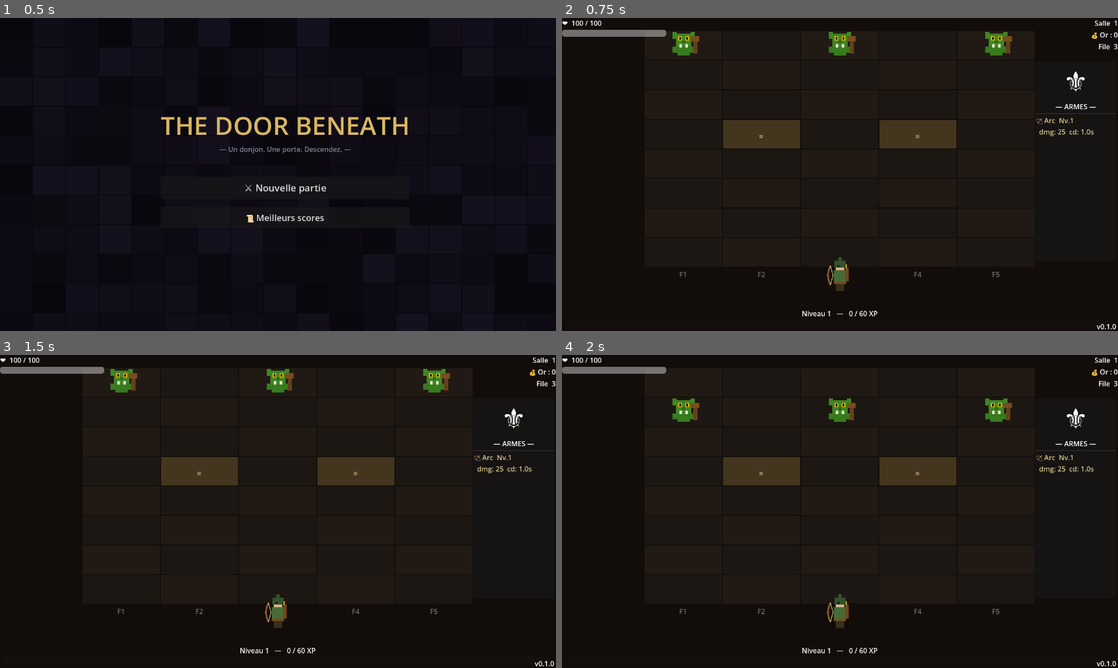
Above: before the commit, frames 1-4 (two rows, left to right).
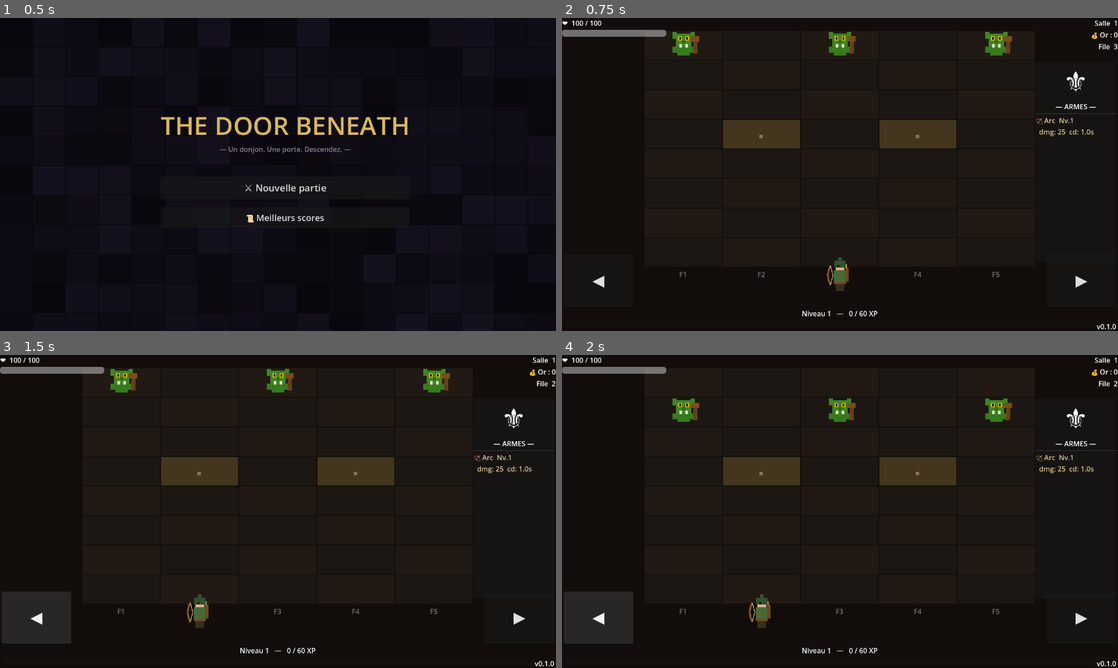
Above: after the commit, the same moments.

Repository: aerthur/game-the-door-beneath
Game: Godot game, scene res://scenes/title_screen.tscn
Two runs of this game, one before a commit and one after it. Both use one fixed random seed, a clock stepped at 60 frames per second and the inputs below.
Inputs (mouse positions are in pixels of both pictures, inside the frame that each line leads up to):
- Up to frame 1 (0.5 s): no input
- Up to frame 2 (0.75 s): click "⚔ Nouvelle partie" at 0.5 s
- Up to frame 3 (1.5 s): click (38, 617) at 1.25 s, where only the run after the commit has a clickable "◀"
- Up to frame 4 (2 s): no input

Frame 1 is identical in both runs. In frame 2, 0.1% of the frame differs, in the area x 5-95%, y 82-87%; in frame 3, 2.6%, in the area x 0-100%, y 8-93%; in frame 4, 2.6%.

Commit message:
feat(#91): rendre le jeu jouable au tactile sur mobile/web en paysage
- Ajoute TouchButtons dans hud.tscn : BtnLeft, BtnRight (130×120 px) et
  BtnNextRoom (300×74 px, caché jusqu'au room_clear)
- Ajoute PortraitWarning (overlay plein écran) quand size.y > size.x
- Les boutons tactiles injectent des InputEventAction canoniques (lane_left,
  lane_right, next_room) via Input.parse_input_event() — même flux que clavier
- Détection d'orientation dans hud.gd via get_viewport().size_changed
- project.godot : window/handheld/orientation = "landscape" forcé sur mobile
- CLAUDE.md : documente le support tactile, l'orientation paysage et
  l'architecture d'input unifiée

Co-Authored-By: Claude Sonnet 4.6 <noreply@anthropic.com>

Diff:
--- a/project.godot
+++ b/project.godot
@@ -23,6 +23,7 @@
 
 window/size/viewport_width=1280
 window/size/viewport_height=720
+window/handheld/orientation="landscape"
 
 [input]
 
--- a/scenes/ui/hud.tscn
+++ b/scenes/ui/hud.tscn
@@ -197,5 +197,79 @@
 text = "v0.1.0"
 horizontal_alignment = 2
 
+[node name="TouchButtons" type="Control" parent="."]
+anchor_right = 1.0
+anchor_bottom = 1.0
+
+[node name="BtnLeft" type="Button" parent="TouchButtons"]
+anchor_left = 0.0
+anchor_top = 1.0
+anchor_right = 0.0
+anchor_bottom = 1.0
+offset_left = 4.0
+offset_top = -176.0
+offset_right = 164.0
+offset_bottom = -56.0
+text = "◀"
+
+[node name="BtnRight" type="Button" parent="TouchButtons"]
+anchor_left = 1.0
+anchor_top = 1.0
+anchor_right = 1.0
+anchor_bottom = 1.0
+offset_left = -164.0
+offset_top = -176.0
+offset_right = -4.0
+offset_bottom = -56.0
+text = "▶"
+
+[node name="BtnNextRoom" type="Button" parent="TouchButtons"]
+visible = false
+anchor_left = 0.5
+anchor_top = 1.0
+anchor_right = 0.5
+anchor_bottom = 1.0
+offset_left = -150.0
+offset_top = -130.0
+offset_right = 150.0
+offset_bottom = -56.0
+text = "🚪 Continuer"
+
+[node name="PortraitWarning" type="Control" parent="."]
+visible = false
+anchor_right = 1.0
+anchor_bottom = 1.0
+
+[node name="BG" type="ColorRect" parent="PortraitWarning"]
+layout_mode = 1
+anchors_preset = 15
+anchor_right = 1.0
+anchor_bottom = 1.0
+color = Color(0.04, 0.04, 0.06, 0.95)
+
+[node name="Panel" type="PanelContainer" parent="PortraitWarning"]
+anchors_preset = 8
+anchor_left = 0.5
+anchor_top = 0.5
+anchor_right = 0.5
+anchor_bottom = 0.5
+offset_left = -220.0
+offset_top = -120.0
+offset_right = 220.0
+offset_bottom = 120.0
+
+[node name="VBox" type="VBoxContainer" parent="PortraitWarning/Panel"]
+layout_mode = 2
+alignment = 1
+
+[node name="Icon" type="Label" parent="PortraitWarning/Panel/VBox"]
+text = "↻"
+horizontal_alignment = 1
+
+[node name="Message" type="Label" parent="PortraitWarning/Panel/VBox"]
+text = "Tournez votre appareil\nen orientation paysage"
+horizontal_alignment = 1
+autowrap_mode = 1
+
 [connection signal="pressed" from="GameOver/Panel/VBox/Restart" to="HUD" method="_on_restart_pressed"]
 [connection signal="pressed" from="GameOver/Panel/VBox/MenuPrincipal" to="HUD" method="_on_menu_principal_pressed"]
--- a/scripts/hud.gd
+++ b/scripts/hud.gd
@@ -1,5 +1,5 @@
 extends CanvasLayer
-# Dernière mise à jour : 2026-04-21
+# Dernière mise à jour : 2026-05-01
 
 @onready var hp_bar     : ProgressBar = $TopLeft/VBox/HPBar
 @onready var hp_label   : Label       = $TopLeft/VBox/HPLabel
@@ -14,6 +14,9 @@
 @onready var lvlup_hbox : HBoxContainer = $LevelUp/Panel/VBox/Cards
 @onready var go_panel      : Control = $GameOver
 @onready var version_label : Label   = $VersionLabel
+@onready var touch_buttons    : Control = $TouchButtons
+@onready var btn_next_room    : Button  = $TouchButtons/BtnNextRoom
+@onready var portrait_warning : Control = $PortraitWarning
 
 var _current_choices : Array = []
 
@@ -21,6 +24,7 @@
 	door_hint.visible   = false
 	lvlup_panel.visible = false
 	go_panel.visible    = false
+	btn_next_room.visible = false
 	version_label.text  = "v" + ProjectSettings.get_setting("application/config/version", "0.1.0")
 
 	var sword_lbl = Label.new()
@@ -38,6 +42,21 @@
 		btn_restart.pressed.connect(_on_restart_pressed)
 	if not btn_menu.pressed.is_connected(_on_menu_principal_pressed):
 		btn_menu.pressed.connect(_on_menu_principal_pressed)
+
+	# Contrôles tactiles
+	var btn_left  : Button = $TouchButtons/BtnLeft
+	var btn_right : Button = $TouchButtons/BtnRight
+	btn_left.button_down.connect(_on_touch_left)
+	btn_right.button_down.connect(_on_touch_right)
+	btn_next_room.button_down.connect(_on_touch_next_room)
+	btn_left.add_theme_font_size_override("font_size", 36)
+	btn_right.add_theme_font_size_override("font_size", 36)
+	btn_next_room.add_theme_font_size_override("font_size", 22)
+	$PortraitWarning/Panel/VBox/Icon.add_theme_font_size_override("font_size", 80)
+	$PortraitWarning/Panel/VBox/Message.add_theme_font_size_override("font_size", 26)
+
+	get_viewport().size_changed.connect(_check_orientation)
+	_check_orientation()
 
 
 # ── HP ───────────────────────────────────────────────────────────
@@ -78,9 +97,38 @@
 		weapon_vbox.add_child(sep)
 		weapon_vbox.add_child(lbl)
 
+# ── Orientation mobile ───────────────────────────────────────────
+func _check_orientation() -> void:
+	var size := get_viewport().get_visible_rect().size
+	portrait_warning.visible = size.y > size.x
+
+# ── Contrôles tactiles ───────────────────────────────────────────
+func _on_touch_left() -> void:
+	var ev := InputEventAction.new()
+	ev.action = "lane_left"
+	ev.pressed = true
+	Input.parse_input_event(ev)
+
+func _on_touch_right() -> void:
+	var ev := InputEventAction.new()
+	ev.action = "lane_right"
+	ev.pressed = true
+	Input.parse_input_event(ev)
+
+func _on_touch_next_room() -> void:
+	var ev := InputEventAction.new()
+	ev.action = "next_room"
+	ev.pressed = true
+	Input.parse_input_event(ev)
+
 # ── Porte ────────────────────────────────────────────────────────
-func show_door(): door_hint.visible = true
-func hide_door(): door_hint.visible = false
+func show_door():
+	door_hint.visible = true
+	btn_next_room.visible = true
+
+func hide_door():
+	door_hint.visible = false
+	btn_next_room.visible = false
 
 # ── Level up ─────────────────────────────────────────────────────
 func show_level_up(choices: Array):
Not shown, changed: CLAUDE.md
